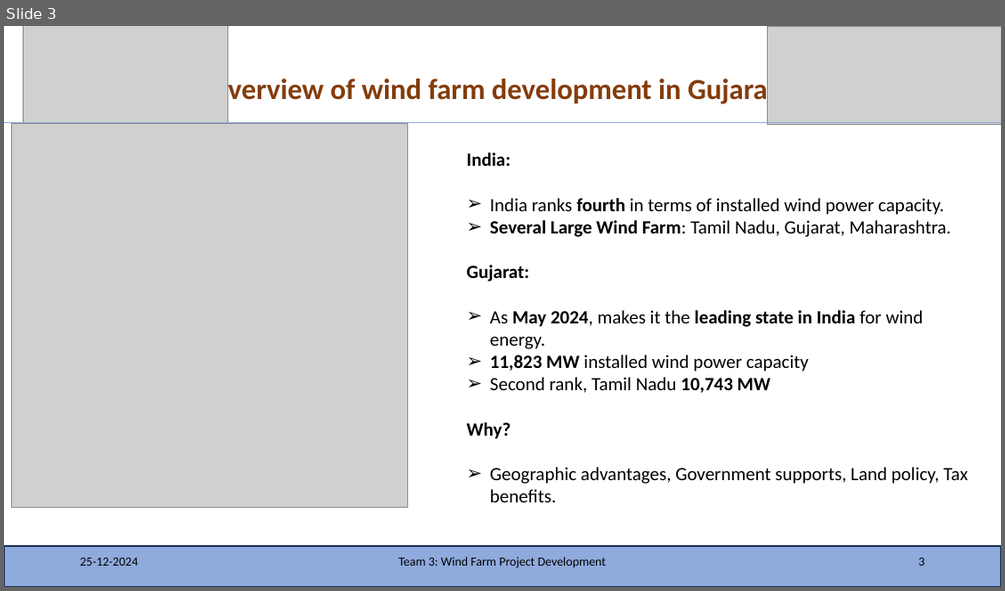
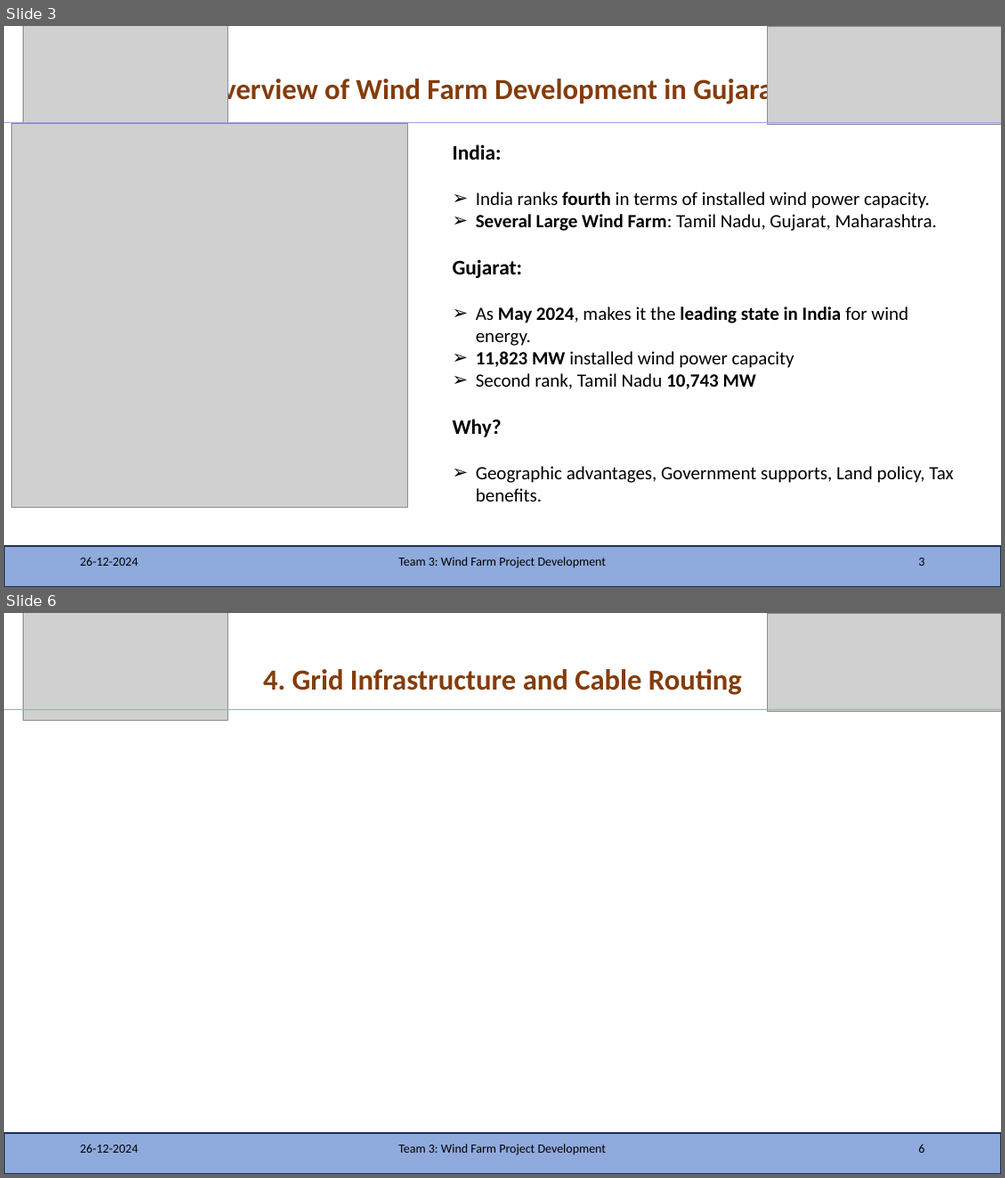
Before and after one commit to KSoni1505/Wind-Farm-Project-Development, a slide deck: Team_3_India.pptx. Shown one above the other, each under a label of ours: slide 3 before the commit, slides 3 and 6 after it; the slides between them are not shown. The pictures are 1005x591 and 1005x1178 pixels, drawn with LibreOffice and Linux fonts; fonts in the diff are those of the drawing; grey boxes stand for pictures. Boxes give left, top, right and bottom in pixels: in the first picture for what was removed or moved away, otherwise in the second. Text is boxed around its words. In the diff, an @@ line names an element or a change of style, - is before the commit and + after.

```diff
--- a/Team_3_India.pptx
+++ b/Team_3_India.pptx
@@ slide 6 added at [4, 613, 1001, 1174], background #FFFFFF @@
@@ picture added at [23, 613, 228, 720] @@
@@ picture added at [768, 613, 1001, 712] @@
@@ title added at [263, 669, 742, 695], 28 pt, text #843C0B, bold @@
+4. Grid Infrastructure and Cable Routing
@@ line added from (4, 709) to (1001, 709), #8FAADC 0.5 pt @@
@@ rectangle added at [4, 1133, 1001, 1174], fill #8FAADC, outline #1E3256 1 pt @@
@@ text added at [80, 1143, 138, 1152], 12 pt, text #000000 @@
+26-12-2024
@@ text added at [398, 1143, 607, 1155], 12 pt, text #000000 @@
+Team 3: Wind Farm Project Development
@@ page number added at [918, 1143, 924, 1152], 12 pt, text #000000 @@
+6
@@ slide 3 changed as well @@
@@ title at [202, 75, 783, 106]: text changed @@
-1. Overview of wind farm development in Gujarat
+1. Overview of Wind Farm Development in Gujarat
@@ text "India:": place and size @@
-text "India:" at [467, 152, 968, 502]
+text "India:" at [453, 144, 954, 501]
@@ text at [453, 144, 523, 437]: size 18 to 20 pt in "India:", "Gujarat:", "Why?" @@
```
Also in this commit, not shown: 2 other slides changed, 15 other slides added.
